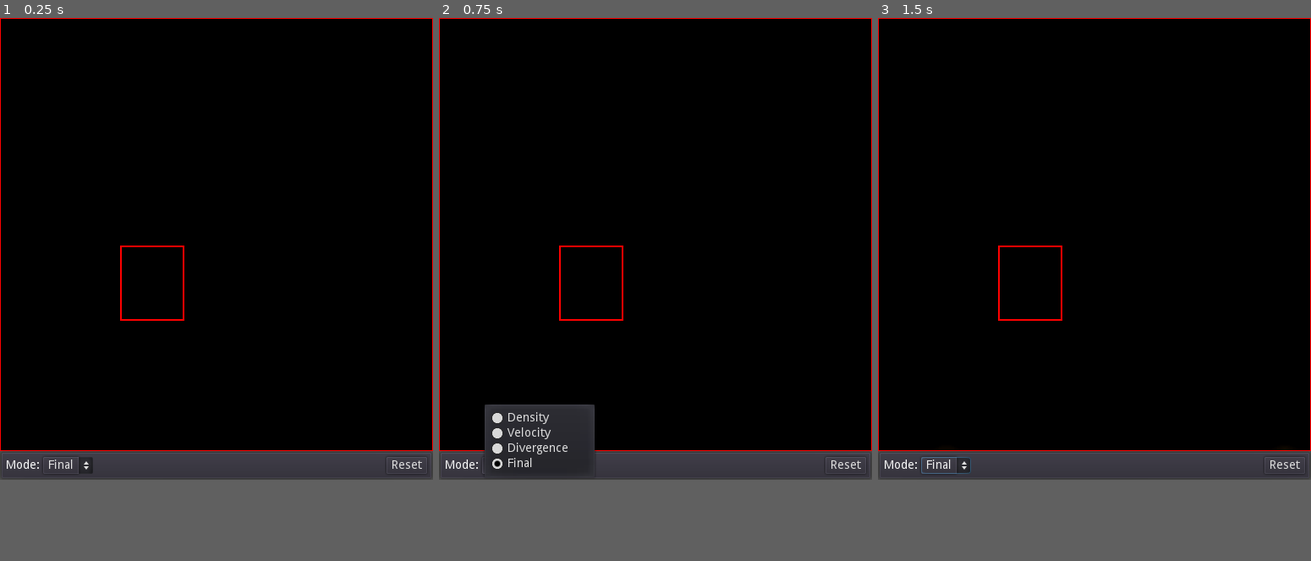
Above: before the commit, frames 1-3 (left to right).
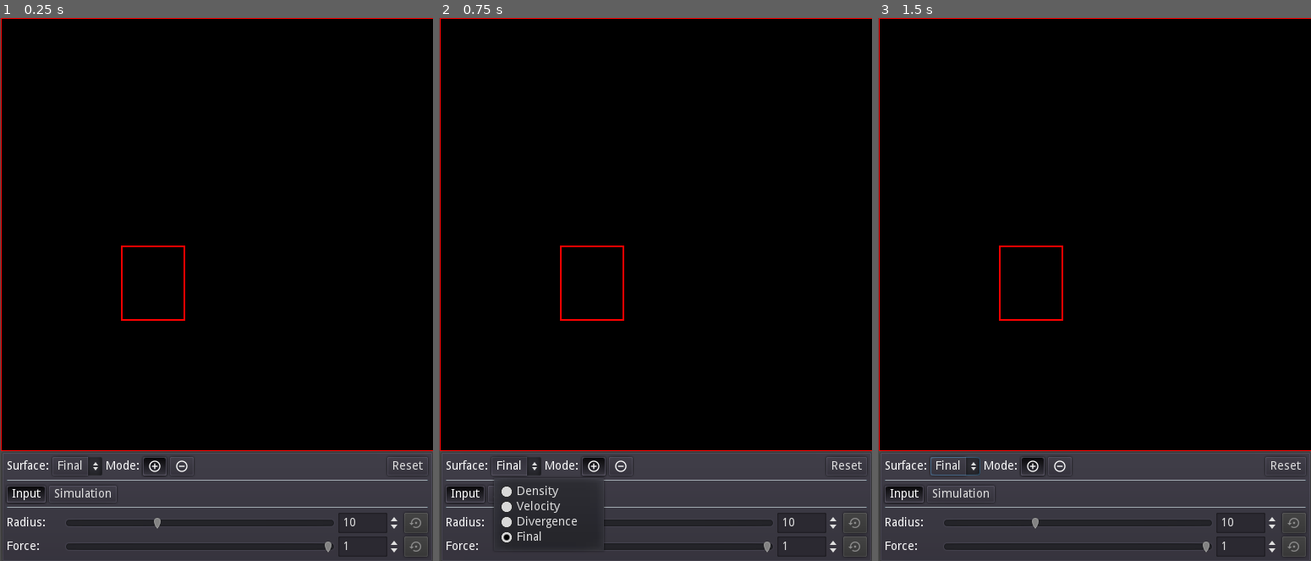
Above: after the commit, the same moments.

Repository: Chaosus/godot-fluid-dynamics
Game: Godot game, scene res://Test.tscn
The game is run twice, just before and just after one commit, with the same random seed, the same clock (stepped at 60 frames per second) and the same inputs.
Inputs:
- Up to frame 1 (0.25 s): no input
- Up to frame 2 (0.75 s): click "Final" at 0.5 s
- Up to frame 3 (1.5 s): click "Reset" at 1.25 s
In our replay, the window is 512x546 before the commit and 512x642 after it. These sizes can differ from the game's own. Grey fills any space a smaller window leaves; there, only what the larger window draws over its background counts as a difference.

The runs differ from the first frame. In frame 1, 3.5% of the frame differs, in the area x 0-100%, y 0-100%; in frame 2, 5.8%; in frame 3, 3.6%.

Commit message:
UI improvements

Diff:
--- /dev/null
+++ b/SimSlider.tscn
@@ -0,0 +1,47 @@
+[gd_scene load_steps=3 format=2]
+
+[ext_resource path="res://scripts/SimSlider.gd" type="Script" id=1]
+[ext_resource path="res://resources/reset.png" type="Texture" id=2]
+
+[node name="SimSlider" type="HBoxContainer"]
+anchor_right = 1.0
+anchor_bottom = 1.0
+margin_right = -333.0
+margin_bottom = -618.0
+script = ExtResource( 1 )
+max_value = 0.0
+step = 0.0
+
+[node name="Label" type="Label" parent="."]
+margin_top = 5.0
+margin_right = 65.0
+margin_bottom = 19.0
+rect_min_size = Vector2( 65, 0 )
+text = "SimSlider:"
+
+[node name="HSlider" type="HSlider" parent="."]
+margin_left = 69.0
+margin_right = 85.0
+margin_bottom = 24.0
+size_flags_horizontal = 3
+size_flags_vertical = 1
+max_value = 0.0
+step = 0.0
+ticks_on_borders = true
+
+[node name="SpinBox" type="SpinBox" parent="."]
+margin_left = 89.0
+margin_right = 163.0
+margin_bottom = 24.0
+step = 0.1
+
+[node name="ResetButton" type="Button" parent="."]
+margin_left = 167.0
+margin_right = 195.0
+margin_bottom = 24.0
+hint_tooltip = "Reset to default"
+disabled = true
+icon = ExtResource( 2 )
+[connection signal="value_changed" from="HSlider" to="." method="_on_HSlider_value_changed"]
+[connection signal="value_changed" from="SpinBox" to="." method="_on_SpinBox_value_changed"]
+[connection signal="pressed" from="ResetButton" to="." method="_on_ResetButton_pressed"]
--- a/Simulator.gd
+++ b/Simulator.gd
@@ -8,7 +8,9 @@
 
 #onready var pressure = $Pressure
 
-export(float) var splat_radius = 1.0;
+export(float) var splat_radius := 10.0;
+export(float) var force := 1.0
+export(int) var brush_mode := 1
 
 var density_splat
 var velocity_splat
@@ -56,8 +58,18 @@
 		mouse_pos = event.position
 
 func apply_density_splat(pos) -> void:
+	if !has_focus():
+		return
 	density_splat.set_shader_param("point", pos)
-	density_splat.set_shader_param("force", Vector3(1, 1, 1))
+
+	var fv
+
+	if(brush_mode == 1): # subtract
+		fv = Vector3(1, 1, 1) - Vector3(force, force, force)
+	else: # add
+		fv = Vector3(force, force, force)
+
+	density_splat.set_shader_param("force", fv)
 
 	if Input.is_mouse_button_pressed(BUTTON_LEFT):
 		density_splat.set_shader_param("radius", splat_radius*splat_radius)
@@ -65,6 +77,8 @@
 		density_splat.set_shader_param("radius", 0.0)
 
 func apply_velocity_splat(pos) -> void:
+	if !has_focus():
+		return
 	velocity_splat.set_shader_param("point", pos)
 
 	if Input.is_mouse_button_pressed(BUTTON_LEFT):
--- a/Test.gd
+++ b/Test.gd
@@ -1,7 +1,24 @@
 extends Control
 
 onready var sim = $VBoxContainer/Simulator
-onready var mode_button = $VBoxContainer/PanelContainer/HBoxContainer/MenuButton
+onready var mode_button = $VBoxContainer/PanelContainer/VBox/HBoxContainer/MenuButton
+
+onready var input_tab = $VBoxContainer/PanelContainer/VBox/InputSettings
+onready var sim_tab = $VBoxContainer/PanelContainer/VBox/SimulationSettings
+
+onready var tab_input_button = $VBoxContainer/PanelContainer/VBox/HBoxContainer2/InputSetupMode
+onready var tab_sim_button = $VBoxContainer/PanelContainer/VBox/HBoxContainer2/SimulationSetupMode
+
+onready var add_button = $VBoxContainer/PanelContainer/VBox/HBoxContainer/Add
+onready var sub_button = $VBoxContainer/PanelContainer/VBox/HBoxContainer/Sub
+
+var curr_tab = 0
+var curr_surf = 3
+
+const MAX_TAB = 2
+const MAX_SURF = 4
+
+var mode = 1
 
 func _ready() -> void:
 	sim.grab_focus()
@@ -9,23 +26,83 @@
 func _process(_delta : float) -> void:
 	if Input.is_action_just_pressed("ui_cancel"):
 		get_tree().quit()
+
+	if Input.is_action_just_pressed("switch_surface_backward"):
+		curr_surf = wrapi(curr_surf - 1, 0, MAX_SURF)
+		mode_button.select(curr_surf)
+		sim.change_mode(curr_surf)
+	if Input.is_action_just_pressed("switch_surface_forward"):
+		curr_surf = wrapi(curr_surf + 1, 0, MAX_SURF)
+		mode_button.select(curr_surf)
+		sim.change_mode(curr_surf)
 	if Input.is_action_just_pressed("mode_density"):
+		curr_surf = 0
 		mode_button.select(0)
 		sim.change_mode(0)
 	if Input.is_action_just_pressed("mode_velocity"):
+		curr_surf = 1
 		mode_button.select(1)
 		sim.change_mode(1)
 	if Input.is_action_just_pressed("mode_divergence"):
+		curr_surf = 2
 		mode_button.select(2)
 		sim.change_mode(2)
 	if Input.is_action_just_pressed("mode_final"):
+		curr_surf = 3
 		mode_button.select(3)
 		sim.change_mode(3)
+
 	if Input.is_action_just_pressed("clear"):
 		sim.clear()
+
+	if Input.is_action_just_pressed("switch_modes"):
+		mode = wrapi(mode + 1, 0, 2)
+		if mode == 0:
+			add_button.pressed = true
+			sim.brush_mode = 0
+		else:
+			sub_button.pressed = true
+			sim.brush_mode = 1
+
+
+	if Input.is_action_just_pressed("switch_settings"):
+		curr_tab = wrapi(curr_tab + 1, 0, MAX_TAB)
+		match curr_tab:
+			0:
+				tab_input_button.pressed = true
+				_on_InputSetupMode_pressed()
+			1:
+				tab_sim_button.pressed = true
+				_on_SimulationSetupMode_pressed()
 
 func _on_MenuButton_item_selected(id : int) -> void:
 	sim.change_mode(id)
 
 func _on_ResetButton_pressed() -> void:
 	sim.clear()
+
+func _on_InputSetupMode_pressed() -> void:
+	sim_tab.visible = false
+	input_tab.visible = true
+
+func _on_SimulationSetupMode_pressed() -> void:
+	sim_tab.visible = true
+	input_tab.visible = false
+
+func _on_Radius_value_changed(value : float) -> void:
+	if sim:
+		sim.splat_radius = value
+
+func _on_Force_value_changed(value : float) -> void:
+	if sim:
+		sim.force = value
+
+func _on_Add_pressed() -> void:
+	mode = 0
+	if sim:
+		sim.brush_mode = 0
+
+func _on_Sub_pressed() -> void:
+	mode = 1
+	if sim:
+		sim.brush_mode = 1
--- a/Test.tscn
+++ b/Test.tscn
@@ -1,8 +1,15 @@
-[gd_scene load_steps=4 format=2]
+[gd_scene load_steps=9 format=2]
 
 [ext_resource path="res://Test.gd" type="Script" id=1]
 [ext_resource path="res://Simulator.tscn" type="PackedScene" id=2]
 [ext_resource path="res://Modes.gd" type="Script" id=3]
+[ext_resource path="res://resources/add.png" type="Texture" id=4]
+[ext_resource path="res://resources/sub.png" type="Texture" id=5]
+[ext_resource path="res://SimSlider.tscn" type="PackedScene" id=6]
+
+[sub_resource type="ButtonGroup" id=2]
+
+[sub_resource type="ButtonGroup" id=1]
 
 [node name="Test" type="Control"]
 margin_right = 526.0
@@ -14,8 +21,9 @@
 }
 
 [node name="VBoxContainer" type="VBoxContainer" parent="."]
-margin_right = 512.0
-margin_bottom = 546.0
+margin_left = 0.814514
+margin_right = 512.815
+margin_bottom = 642.0
 custom_constants/separation = 0
 __meta__ = {
 "_edit_use_anchors_": false
@@ -27,40 +35,164 @@
 [node name="PanelContainer" type="PanelContainer" parent="VBoxContainer"]
 margin_top = 512.0
 margin_right = 512.0
-margin_bottom = 546.0
+margin_bottom = 644.0
 
-[node name="HBoxContainer" type="HBoxContainer" parent="VBoxContainer/PanelContainer"]
+[node name="VBox" type="VBoxContainer" parent="VBoxContainer/PanelContainer"]
 margin_left = 7.0
 margin_top = 7.0
 margin_right = 505.0
-margin_bottom = 27.0
+margin_bottom = 125.0
 
-[node name="Label" type="Label" parent="VBoxContainer/PanelContainer/HBoxContainer"]
-margin_top = 3.0
-margin_right = 40.0
-margin_bottom = 17.0
-text = "Mode:"
+[node name="HBoxContainer" type="HBoxContainer" parent="VBoxContainer/PanelContainer/VBox"]
+margin_right = 498.0
+margin_bottom = 22.0
 
-[node name="MenuButton" type="OptionButton" parent="VBoxContainer/PanelContainer/HBoxContainer"]
-margin_left = 44.0
-margin_right = 134.0
-margin_bottom = 20.0
+[node name="Surface" type="Label" parent="VBoxContainer/PanelContainer/VBox/HBoxContainer"]
+margin_top = 4.0
+margin_right = 50.0
+margin_bottom = 18.0
+text = "Surface:"
+
+[node name="MenuButton" type="OptionButton" parent="VBoxContainer/PanelContainer/VBox/HBoxContainer"]
+margin_left = 54.0
+margin_right = 144.0
+margin_bottom = 22.0
+hint_tooltip = "Surface mode selector
+Use 'Q' and 'E' to switch between them"
 text = "Density"
 script = ExtResource( 3 )
 
-[node name="Control" type="Control" parent="VBoxContainer/PanelContainer/HBoxContainer"]
-margin_left = 138.0
+[node name="Mode" type="Label" parent="VBoxContainer/PanelContainer/VBox/HBoxContainer"]
+margin_left = 148.0
+margin_top = 4.0
+margin_right = 188.0
+margin_bottom = 18.0
+text = "Mode:"
+
+[node name="Add" type="Button" parent="VBoxContainer/PanelContainer/VBox/HBoxContainer"]
+margin_left = 192.0
+margin_right = 220.0
+margin_bottom = 22.0
+hint_tooltip = "Add mode
+Use 'Space' to switch between them"
+toggle_mode = true
+pressed = true
+group = SubResource( 2 )
+icon = ExtResource( 4 )
+
+[node name="Sub" type="Button" parent="VBoxContainer/PanelContainer/VBox/HBoxContainer"]
+margin_left = 224.0
+margin_right = 252.0
+margin_bottom = 22.0
+hint_tooltip = "Subtract mode
+Use 'Space' to switch between them"
+toggle_mode = true
+group = SubResource( 2 )
+icon = ExtResource( 5 )
+
+[node name="Control" type="Control" parent="VBoxContainer/PanelContainer/VBox/HBoxContainer"]
+margin_left = 256.0
 margin_right = 446.0
-margin_bottom = 20.0
+margin_bottom = 22.0
 size_flags_horizontal = 3
 __meta__ = {
 "_edit_use_anchors_": false
 }
 
-[node name="ResetButton" type="Button" parent="VBoxContainer/PanelContainer/HBoxContainer"]
+[node name="ResetButton" type="Button" parent="VBoxContainer/PanelContainer/VBox/HBoxContainer"]
 margin_left = 450.0
 margin_right = 498.0
+margin_bottom = 22.0
+hint_tooltip = "Cleanup simulation
+Hotkey: 'C'"
+text = "Reset"
+
+[node name="HSeparator" type="HSeparator" parent="VBoxContainer/PanelContainer/VBox"]
+margin_top = 26.0
+margin_right = 498.0
+margin_bottom = 30.0
+
+[node name="HBoxContainer2" type="HBoxContainer" parent="VBoxContainer/PanelContainer/VBox"]
+margin_top = 34.0
+margin_right = 498.0
+margin_bottom = 54.0
+
+[node name="InputSetupMode" type="Button" parent="VBoxContainer/PanelContainer/VBox/HBoxContainer2"]
+margin_right = 46.0
 margin_bottom = 20.0
-text = "Reset"
-[connection signal="item_selected" from="VBoxContainer/PanelContainer/HBoxContainer/MenuButton" to="." method="_on_MenuButton_item_selected"]
-[connection signal="pressed" from="VBoxContainer/PanelContainer/HBoxContainer/ResetButton" to="." method="_on_ResetButton_pressed"]
+hint_tooltip = "Input tab
+Use 'F' key to switch tabs"
+toggle_mode = true
+pressed = true
+group = SubResource( 1 )
+text = "Input"
+
+[node name="SimulationSetupMode" type="Button" parent="VBoxContainer/PanelContainer/VBox/HBoxContainer2"]
+margin_left = 50.0
+margin_right = 130.0
+margin_bottom = 20.0
+hint_tooltip = "Simulation  tab
+Use 'F' key to switch tabs"
+toggle_mode = true
+group = SubResource( 1 )
+text = "Simulation"
+
+[node name="HSeparator2" type="HSeparator" parent="VBoxContainer/PanelContainer/VBox"]
+margin_top = 58.0
+margin_right = 498.0
+margin_bottom = 62.0
+
+[node name="InputSettings" type="VBoxContainer" parent="VBoxContainer/PanelContainer/VBox"]
+margin_top = 66.0
+margin_right = 498.0
+margin_bottom = 118.0
+
+[node name="Radius" parent="VBoxContainer/PanelContainer/VBox/InputSettings" instance=ExtResource( 6 )]
+anchor_right = 0.0
+anchor_bottom = 0.0
+margin_right = 498.0
+margin_bottom = 24.0
+max_value = 30.0
+step = 1.0
+defval = 10.0
+
+[node name="Force" parent="VBoxContainer/PanelContainer/VBox/InputSettings" instance=ExtResource( 6 )]
+anchor_right = 0.0
+anchor_bottom = 0.0
+margin_top = 28.0
+margin_right = 498.0
+margin_bottom = 52.0
+max_value = 1.0
+step = 0.1
+defval = 1.0
+
+[node name="SimulationSettings" type="VBoxContainer" parent="VBoxContainer/PanelContainer/VBox"]
+visible = false
+margin_top = 66.0
+margin_right = 498.0
+margin_bottom = 118.0
+
+[node name="Viscocity" parent="VBoxContainer/PanelContainer/VBox/SimulationSettings" instance=ExtResource( 6 )]
+anchor_right = 0.0
+anchor_bottom = 0.0
+margin_right = 498.0
+margin_bottom = 24.0
+max_value = 5.0
+step = 0.1
+
+[node name="Vorticity" parent="VBoxContainer/PanelContainer/VBox/SimulationSettings" instance=ExtResource( 6 )]
+anchor_right = 0.0
+anchor_bottom = 0.0
+margin_top = 28.0
+margin_right = 498.0
+margin_bottom = 52.0
+max_value = 5.0
+step = 0.1
+[connection signal="item_selected" from="VBoxContainer/PanelContainer/VBox/HBoxContainer/MenuButton" to="." method="_on_MenuButton_item_selected"]
+[connection signal="pressed" from="VBoxContainer/PanelContainer/VBox/HBoxContainer/Add" to="." method="_on_Add_pressed"]
+[connection signal="pressed" from="VBoxContainer/PanelContainer/VBox/HBoxContainer/Sub" to="." method="_on_Sub_pressed"]
+[connection signal="pressed" from="VBoxContainer/PanelContainer/VBox/HBoxContainer/ResetButton" to="." method="_on_ResetButton_pressed"]
+[connection signal="pressed" from="VBoxContainer/PanelContainer/VBox/HBoxContainer2/InputSetupMode" to="." method="_on_InputSetupMode_pressed"]
+[connection signal="pressed" from="VBoxContainer/PanelContainer/VBox/HBoxContainer2/SimulationSetupMode" to="." method="_on_SimulationSetupMode_pressed"]
+[connection signal="value_changed" from="VBoxContainer/PanelContainer/VBox/InputSettings/Radius" to="." method="_on_Radius_value_changed"]
+[connection signal="value_changed" from="VBoxContainer/PanelContainer/VBox/InputSettings/Force" to="." method="_on_Force_value_changed"]
--- a/project.godot
+++ b/project.godot
@@ -27,35 +27,54 @@
 [display]
 
 window/size/width=512
-window/size/height=546
+window/size/height=642
 window/size/resizable=false
 
 [input]
 
 mode_density={
 "deadzone": 0.5,
-"events": [ Object(InputEventKey,"resource_local_to_scene":false,"resource_name":"","device":0,"alt":false,"shift":false,"control":false,"meta":false,"command":false,"pressed":false,"scancode":49,"unicode":0,"echo":false,"script":null)
+"events": [ Object(InputEventKey,"resource_local_to_scene":false,"resource_name":"","device":0,"alt":false,"shift":false,"control":true,"meta":false,"command":true,"pressed":false,"scancode":49,"unicode":0,"echo":false,"script":null)
  ]
 }
 mode_velocity={
 "deadzone": 0.5,
-"events": [ Object(InputEventKey,"resource_local_to_scene":false,"resource_name":"","device":0,"alt":false,"shift":false,"control":false,"meta":false,"command":false,"pressed":false,"scancode":50,"unicode":0,"echo":false,"script":null)
+"events": [ Object(InputEventKey,"resource_local_to_scene":false,"resource_name":"","device":0,"alt":false,"shift":false,"control":true,"meta":false,"command":true,"pressed":false,"scancode":50,"unicode":0,"echo":false,"script":null)
  ]
 }
 mode_final={
 "deadzone": 0.5,
-"events": [ Object(InputEventKey,"resource_local_to_scene":false,"resource_name":"","device":0,"alt":false,"shift":false,"control":false,"meta":false,"command":false,"pressed":false,"scancode":52,"unicode":0,"echo":false,"script":null)
+"events": [ Object(InputEventKey,"resource_local_to_scene":false,"resource_name":"","device":0,"alt":false,"shift":false,"control":true,"meta":false,"command":true,"pressed":false,"scancode":52,"unicode":0,"echo":false,"script":null)
  ]
 }
 clear={
 "deadzone": 0.5,
-"events": [ Object(InputEventKey,"resource_local_to_scene":false,"resource_name":"","device":0,"alt":false,"shift":false,"control":false,"meta":false,"command":false,"pressed":false,"scancode":32,"unicode":0,"echo":false,"script":null)
-, Object(InputEventKey,"resource_local_to_scene":false,"resource_name":"","device":0,"alt":false,"shift":false,"control":false,"meta":false,"command":false,"pressed":false,"scancode":67,"unicode":0,"echo":false,"script":null)
+"events": [ Object(InputEventKey,"resource_local_to_scene":false,"resource_name":"","device":0,"alt":false,"shift":false,"control":false,"meta":false,"command":false,"pressed":false,"scancode":67,"unicode":0,"echo":false,"script":null)
  ]
 }
 mode_divergence={
 "deadzone": 0.5,
-"events": [ Object(InputEventKey,"resource_local_to_scene":false,"resource_name":"","device":0,"alt":false,"shift":false,"control":false,"meta":false,"command":false,"pressed":false,"scancode":51,"unicode":0,"echo":false,"script":null)
+"events": [ Object(InputEventKey,"resource_local_to_scene":false,"resource_name":"","device":0,"alt":false,"shift":false,"control":true,"meta":false,"command":true,"pressed":false,"scancode":51,"unicode":0,"echo":false,"script":null)
+ ]
+}
+switch_settings={
+"deadzone": 0.5,
+"events": [ Object(InputEventKey,"resource_local_to_scene":false,"resource_name":"","device":0,"alt":false,"shift":false,"control":false,"meta":false,"command":false,"pressed":false,"scancode":70,"unicode":0,"echo":false,"script":null)
+ ]
+}
+switch_surface_forward={
+"deadzone": 0.5,
+"events": [ Object(InputEventKey,"resource_local_to_scene":false,"resource_name":"","device":0,"alt":false,"shift":false,"control":false,"meta":false,"command":false,"pressed":false,"scancode":69,"unicode":0,"echo":false,"script":null)
+ ]
+}
+switch_surface_backward={
+"deadzone": 0.5,
+"events": [ Object(InputEventKey,"resource_local_to_scene":false,"resource_name":"","device":0,"alt":false,"shift":false,"control":false,"meta":false,"command":false,"pressed":false,"scancode":81,"unicode":0,"echo":false,"script":null)
+ ]
+}
+switch_modes={
+"deadzone": 0.5,
+"events": [ Object(InputEventKey,"resource_local_to_scene":false,"resource_name":"","device":0,"alt":false,"shift":false,"control":false,"meta":false,"command":false,"pressed":false,"scancode":32,"unicode":0,"echo":false,"script":null)
  ]
 }
 
--- /dev/null
+++ b/scripts/SimSlider.gd
@@ -0,0 +1,34 @@
+tool
+extends HBoxContainer
+
+signal value_changed(value)
+
+onready var slider = $HSlider
+onready var spin_box = $SpinBox
+onready var reset_button = $ResetButton
+
+export(float) var max_value = 5.0
+export(float) var step = 0.1
+export(float) var defval = 0.0
+
+func _ready():
+	slider.max_value = max_value
+	slider.step = step
+	slider.value = defval
+	spin_box.step = step
+	$Label.text = get_name() + ":"
+
+func _on_SpinBox_value_changed(value):
+	slider.value = value
+	if slider.value != defval:
+		reset_button.disabled = false
+	else:
+		reset_button.disabled = true
+	emit_signal("value_changed", value)
+
+func _on_HSlider_value_changed(value):
+	spin_box.value = value
+
+func _on_ResetButton_pressed():
+	slider.value = defval
+	reset_button.disabled = true
Binary file added: resources/add.png
Not shown, added: resources/add.png.import
Binary file added: resources/reset.png
Not shown, added: resources/reset.png.import
Binary file added: resources/sub.png
Not shown, added: resources/sub.png.import
